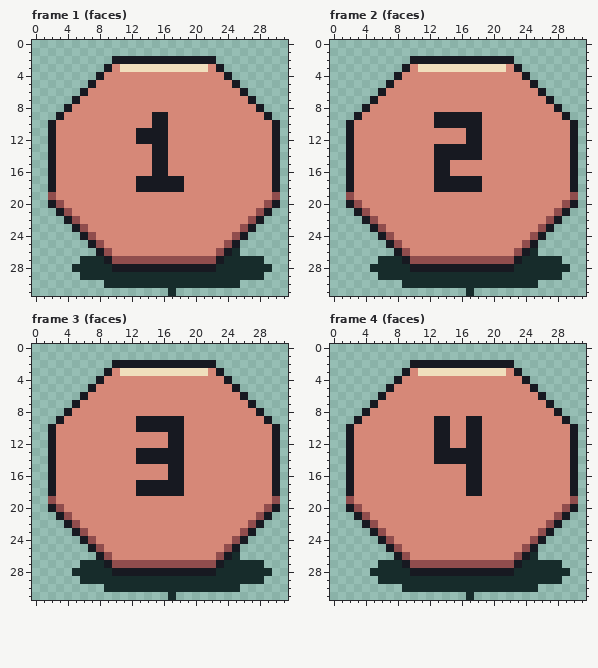
One commit to this pixel-art file: assets/source/aseprite/dice/d20.aseprite. Above, as it was before the edit.
32x32 pixels, 20 frames. Colours within 5 levels of each other are drawn and written as one. Shown: frame 1 (faces), frame 2 (faces), frame 3 (faces), frame 4 (faces). The commit also changed other frames, which this record leaves out.
Once edited:
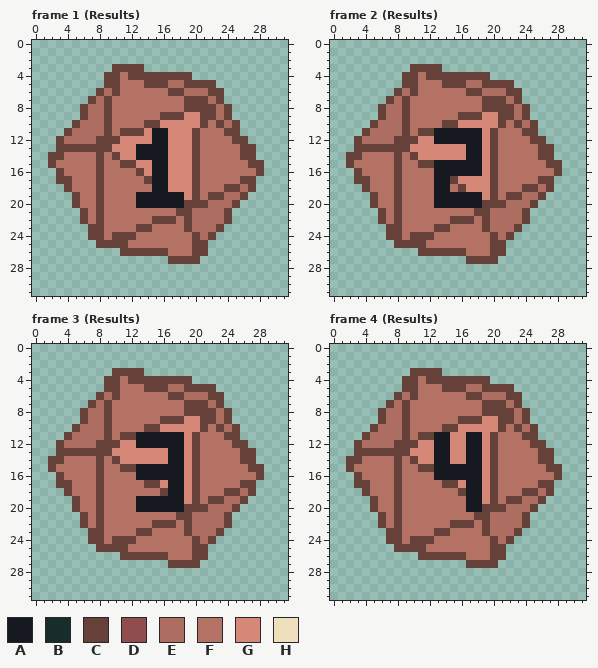
Palette (. is transparent): A #171921  B #172c2b  C #664139  D #904d4d  E #ad6e61  F #b37264  G #d68878  H #f0dfbd
The edit:
Changed rows in their new state; - is an unchanged pixel.
Frame 1 (Results):
first column x 2:
 2 --------.............--------
 3 -------.CCCC..........-------
 4 ------.CCFCCCCCCCC.....------
 5 -----..CCFFFCCCEECCCC...-----
 6 ----..CECFFFFFFCCEEECC...----
 7 ---..CECFFFFFFFFFCCCEC....---
 8 --..CEECFFFFFFFFFCCCCEC....--
 9 -...CEECFFFFFFCCC--CCEC.....-
10 ...CEEECFFFFCCG----CFCEC.....
11 ..CEEEECFCCCG-----CFFFCC.....
12 .CEEEECCC--GG-----CFFFFCC....
13 .CCCCCCC---AA-----CFFFFFCC...
14 CCFFFFCFC--AA-----CFFFFFCC...
15 CFFFFFCFFCC-------CFFFFFFCC..
16 .CFFFFCFFFFC------CFFFFFFFC..
17 .CCFFFCFFFFFC--GG-CFFFFFCC...
18 ..CFFFCFFFFFF--GG-CFFFCCEC...
19 ...CFFCFFFFAAAAAA-CFCCEEC....
20 ...CFFCFFFFAAAAAACCCEEEC.....
21 -...CFCFFFFFFFFFCCEEEEC.....-
22 --..CFCFFFFFFCCCFCEEEEC....--
23 ---..CCFFFFCCFFFFCEEEC....---
24 ----.CCFCCCFFFFFFFCEC....----
25 -----.CCCCFFFFFFFFCC....-----
26 ------...CCCCCCFFFCC....-----
27 ----...........CCCC........--
28 ---.........................-
29 ----.......................--
30 -------.................-----
31 ---------------.-------------
Frame 2 (Results):
first column x 2:
 2 --------.............--------
 3 -------.CCCC..........-------
 4 ------.CCFCCCCCCCC.....------
 5 -----..CCFFFCCCEECCCC...-----
 6 ----..CECFFFFFFCCEEECC...----
 7 ---..CECFFFFFFFFFCCCEC....---
 8 --..CEECFFFFFFFFFCCCCEC....--
 9 -...CEECFFFFFFCCC--CCEC.....-
10 ...CEEECFFFFCCGGG--CFCEC.....
11 ..CEEEECFCCAAAA---CFFFCC.....
12 .CEEEECCC--AAAA---CFFFFCC....
13 .CCCCCCC---GGGG---CFFFFFCC...
14 CCFFFFCFC--GGGG---CFFFFFCC...
15 CFFFFFCFFCC--AAAA-CFFFFFFCC..
16 .CFFFFCFFFF--AAAA-CFFFFFFFC..
17 .CCFFFCFFFF--CGGG-CFFFFFCC...
18 ..CFFFCFFFF--FCGG-CFFFCCEC...
19 ...CFFCFFFFAAAAAA-CFCCEEC....
20 ...CFFCFFFFAAAAAACCCEEEC.....
21 -...CFCFFFFFFFFFCCEEEEC.....-
22 --..CFCFFFFFFCCCFCEEEEC....--
23 ---..CCFFFFCCFFFFCEEEC....---
24 ----.CCFCCCFFFFFFFCEC....----
25 -----.CCCCFFFFFFFFCC....-----
26 ------...CCCCCCFFFCC....-----
27 ----...........CCCC........--
28 ---.........................-
29 ----.......................--
30 -------.................-----
31 ---------------.-------------
Frame 3 (Results):
first column x 2:
 2 --------.............--------
 3 -------.CCCC..........-------
 4 ------.CCFCCCCCCCC.....------
 5 -----..CCFFFCCCEECCCC...-----
 6 ----..CECFFFFFFCCEEECC...----
 7 ---..CECFFFFFFFFFCCCEC....---
 8 --..CEECFFFFFFFFFCCCCEC....--
 9 -...CEECFFFFFFCCC--CCEC.....-
10 ...CEEECFFFFCCGGG--CFCEC.....
11 ..CEEEECFCCAAAA---CFFFCC.....
12 .CEEEECCC--AAAA---CFFFFCC....
13 .CCCCCCC---GGGG---CFFFFFCC...
14 CCFFFFCFC--GGGG---CFFFFFCC...
15 CFFFFFCFFCCAAAA---CFFFFFFCC..
16 .CFFFFCFFFFAAAA---CFFFFFFFC..
17 .CCFFFCFFFFFCCG---CFFFFFCC...
18 ..CFFFCFFFFFFFC---CFFFCCEC...
19 ...CFFCFFFFAAAAAA-CFCCEEC....
20 ...CFFCFFFFAAAAAACCCEEEC.....
21 -...CFCFFFFFFFFFCCEEEEC.....-
22 --..CFCFFFFFFCCCFCEEEEC....--
23 ---..CCFFFFCCFFFFCEEEC....---
24 ----.CCFCCCFFFFFFFCEC....----
25 -----.CCCCFFFFFFFFCC....-----
26 ------...CCCCCCFFFCC....-----
27 ----...........CCCC........--
28 ---.........................-
29 ----.......................--
30 -------.................-----
31 ---------------.-------------
Frame 4 (Results):
first column x 2:
 2 --------.............--------
 3 -------.CCCC..........-------
 4 ------.CCFCCCCCCCC.....------
 5 -----..CCFFFCCCEECCCC...-----
 6 ----..CECFFFFFFCCEEECC...----
 7 ---..CECFFFFFFFFFCCCEC....---
 8 --..CEECFFFFFFFFFCCCCEC....--
 9 -...CEECFFFFFFCCC--CCEC.....-
10 ...CEEECFFFFCC-GG--CFCEC.....
11 ..CEEEECFCC-------CFFFCC.....
12 .CEEEECCC---------CFFFFCC....
13 .CCCCCCC-----GG---CFFFFFCC...
14 CCFFFFCFC----GG---CFFFFFCC...
15 CFFFFFCFFCCAAAA---CFFFFFFCC..
16 .CFFFFCFFFFAAAA---CFFFFFFFC..
17 .CCFFFCFFFFFCC----CFFFFFCC...
18 ..CFFFCFFFFFFFC---CFFFCCEC...
19 ...CFFCFFFFFFFFAA-CFCCEEC....
20 ...CFFCFFFFFFFFAACCCEEEC.....
21 -...CFCFFFFFFFFFCCEEEEC.....-
22 --..CFCFFFFFFCCCFCEEEEC....--
23 ---..CCFFFFCCFFFFCEEEC....---
24 ----.CCFCCCFFFFFFFCEC....----
25 -----.CCCCFFFFFFFFCC....-----
26 ------...CCCCCCFFFCC....-----
27 ----...........CCCC........--
28 ---.........................-
29 ----.......................--
30 -------.................-----
31 ---------------.-------------
Pixel boxes of the changes (left, top, right, bottom) in both pictures:
changed: (48, 56, 280, 296)
changed: (346, 56, 578, 296)
changed: (48, 360, 280, 600)
changed: (346, 360, 578, 600)
